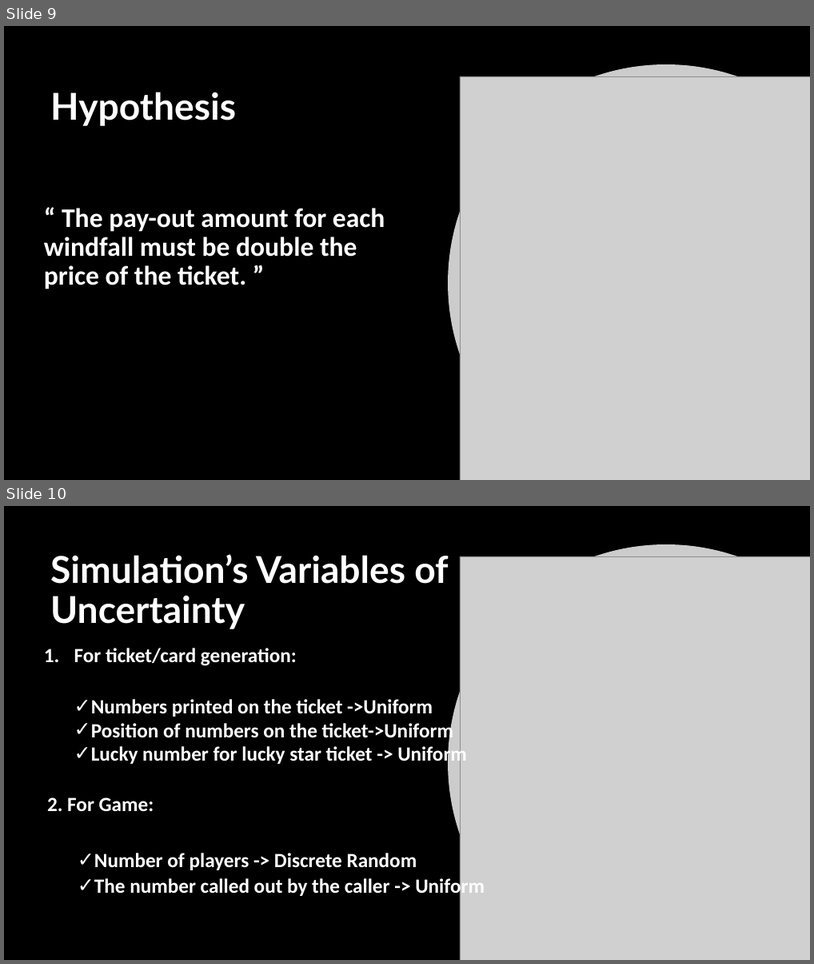
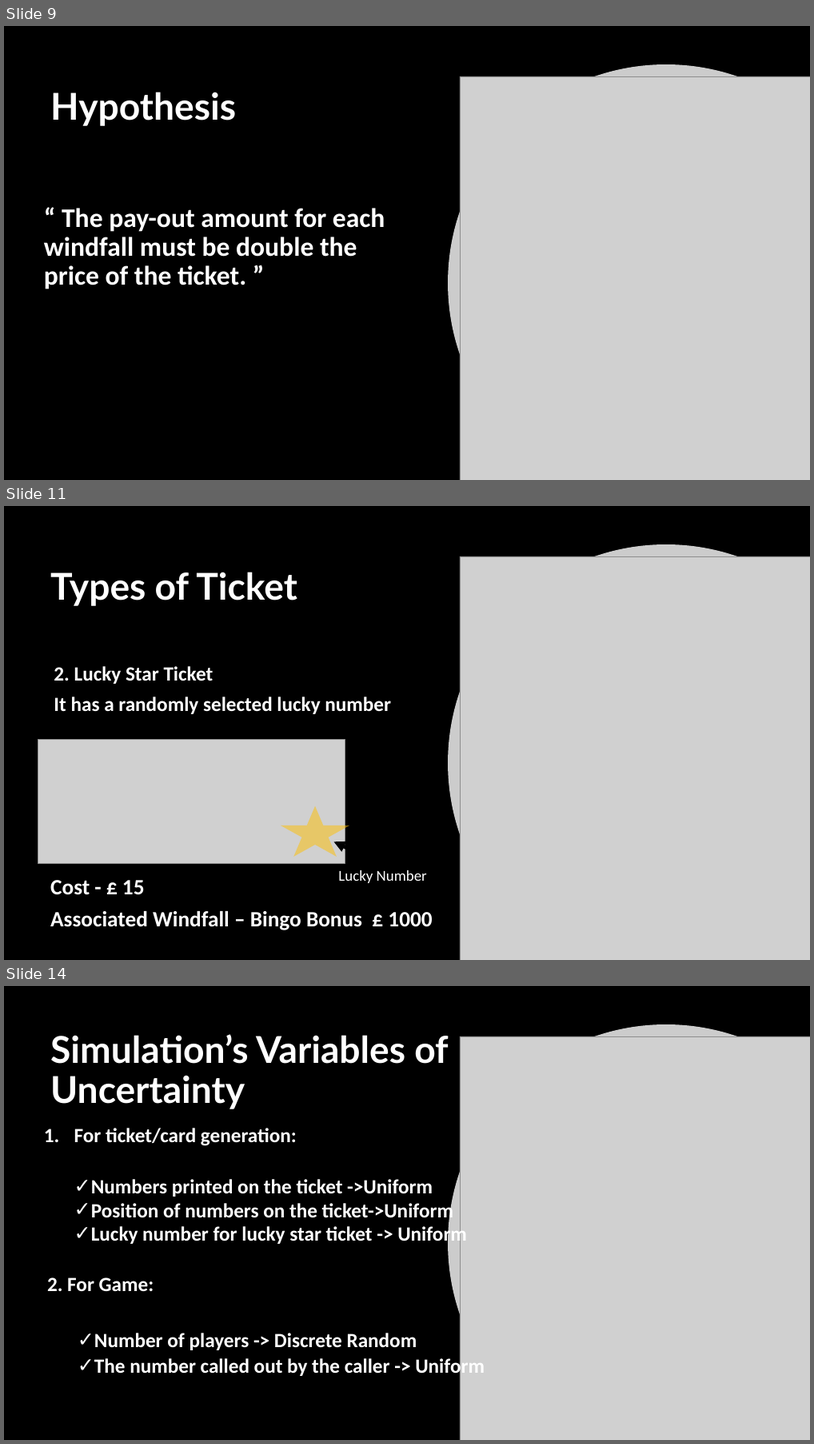
Before and after one commit to aarushi50/BINGO-A-Monte-Carlo-Application, a slide deck: Bingo.pptx. Shown one above the other, each under a label of ours: slides 9 and 10 before the commit, slides 9, 11 and 14 after it; the slides between them are not shown. The pictures are 814x964 and 814x1444 pixels, drawn with LibreOffice and Linux fonts; fonts in the diff are those of the drawing; grey boxes stand for pictures; background and template pictures are left out. Boxes give left, top, right and bottom in pixels: in the first picture for what was removed or moved away, otherwise in the second. Text is boxed around its words. In the diff, an @@ line names an element or a change of style, - is before the commit and + after.

```diff
--- a/Bingo.pptx
+++ b/Bingo.pptx
@@ slide 11 added at <box>4,506,810,960</box>, background picture (left out) @@
@@ freeform shape added at <box>448,544,810,960</box>, fill #FFFFFF at 80% opacity @@
@@ title added at <box>50,572,298,606</box>, 44 pt, text #FFFFFF, bold @@
+Types of Ticket
@@ picture added at <box>460,556,810,960</box> @@
@@ text added at <box>54,666,391,714</box>, 24.1 pt, text #FFFFFF, bold @@
+2. Lucky Star Ticket
+It has a randomly selected lucky number
@@ picture added at <box>38,739,345,863</box> @@
@@ star added at <box>281,806,350,857</box>, fill #FFC000 at 50% opacity @@
@@ arrow added from (380, 863) to (334, 842), #000000 4.5 pt @@
@@ text added at <box>50,880,432,930</box>, 26 pt, text #FFFFFF, bold @@
+Cost - £ 15
+Associated Windfall – Bingo Bonus £ 1000
@@ text added at <box>338,870,427,883</box>, 18 pt, text #FFFFFF @@
+Lucky Number
@@ what was slide 10 is now slide 14 @@
```
Also in this commit, not shown: 3 slides changed, 7 other slides added.
